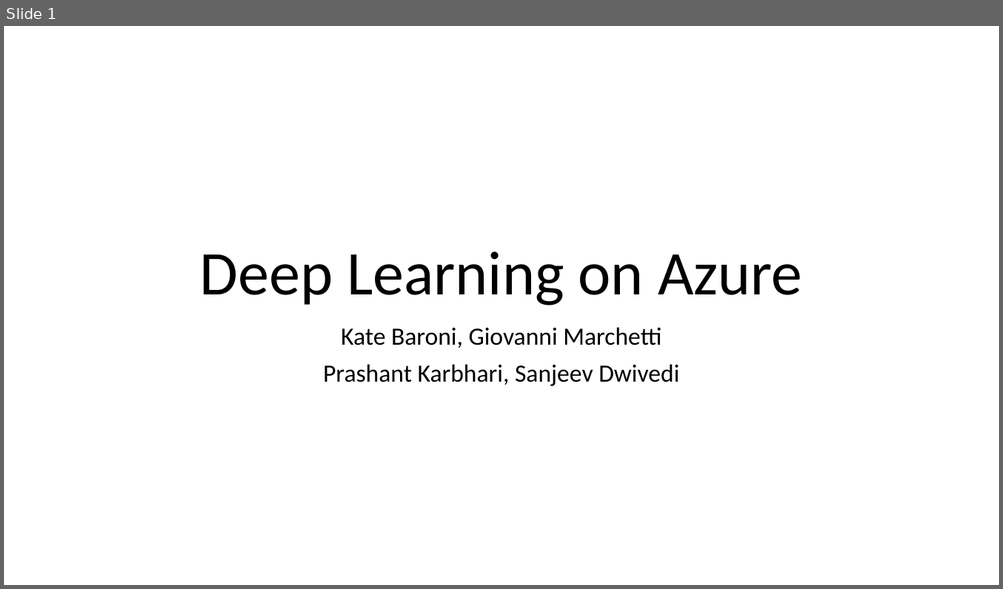
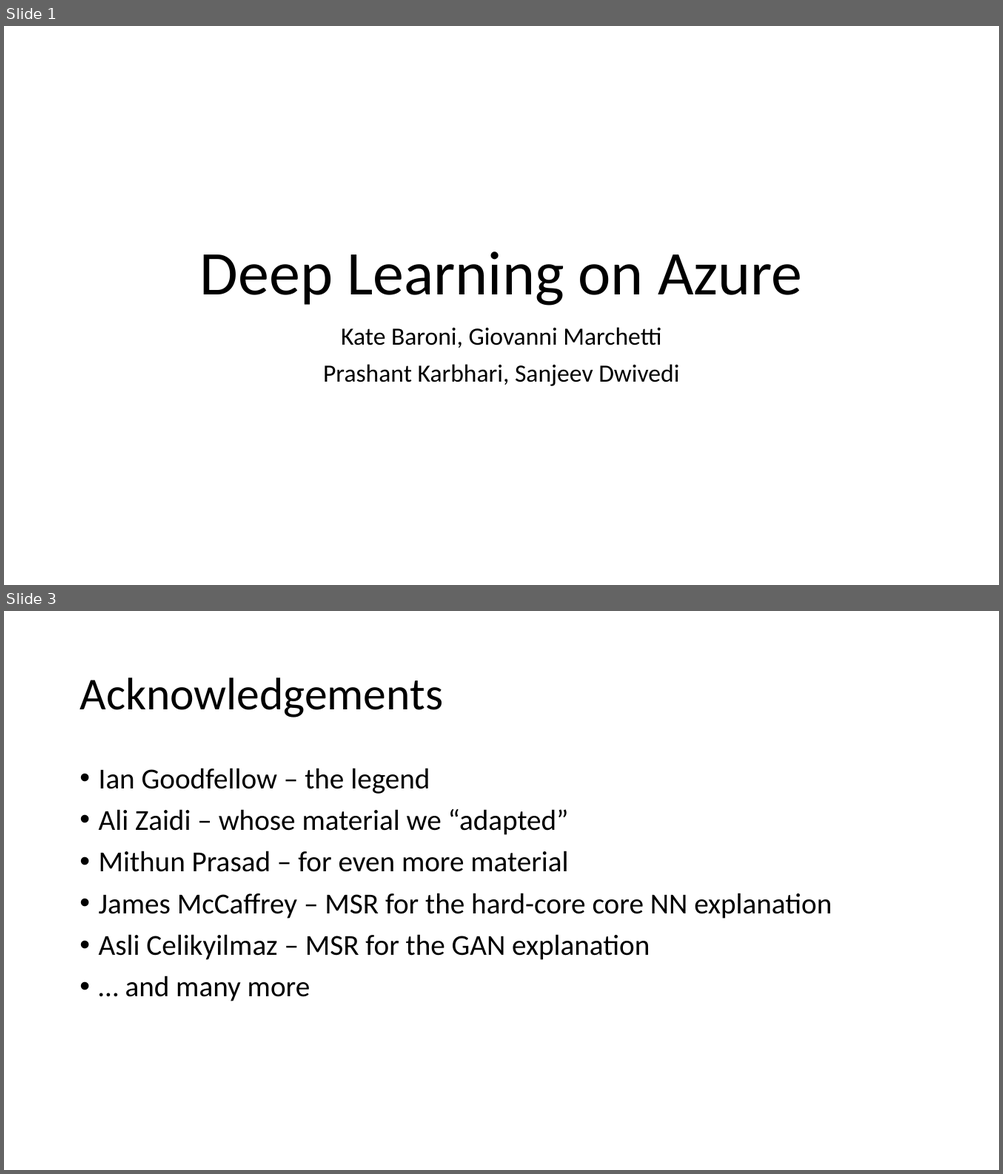
Before and after one commit to gmarchet/dnn-workshop, a slide deck: day1/Agenda.pptx. Shown one above the other, each under a label of ours: slide 1 before the commit, slides 1 and 3 after it; the slides between them are not shown. The pictures are 1003x589 and 1003x1174 pixels, drawn with LibreOffice and Linux fonts; fonts in the diff are those of the drawing. Boxes give left, top, right and bottom in pixels: in the first picture for what was removed or moved away, otherwise in the second. Text is boxed around its words. In the diff, an @@ line names an element or a change of style, - is before the commit and + after.

Commit message:
added some material on GANs and a simple lab with keras

```diff
--- a/day1/Agenda.pptx
+++ b/day1/Agenda.pptx
@@ slide 3 added at <box>4,611,999,1170</box>, background #FFFFFF @@
@@ title added at <box>79,678,443,718</box>, 44 pt, text #000000 @@
+Acknowledgements
@@ text added at <box>99,768,831,1002</box>, 28 pt, text #000000 @@
+• Ian Goodfellow – the legend
+• Ali Zaidi – whose material we “adapted”
+• Mithun Prasad – for even more material
+• James McCaffrey – MSR for the hard-core core NN explanation
+• Asli Celikyilmaz – MSR for the GAN explanation
+• … and many more
```
Also in this commit, not shown: 1 slide changed, 5 other files.
